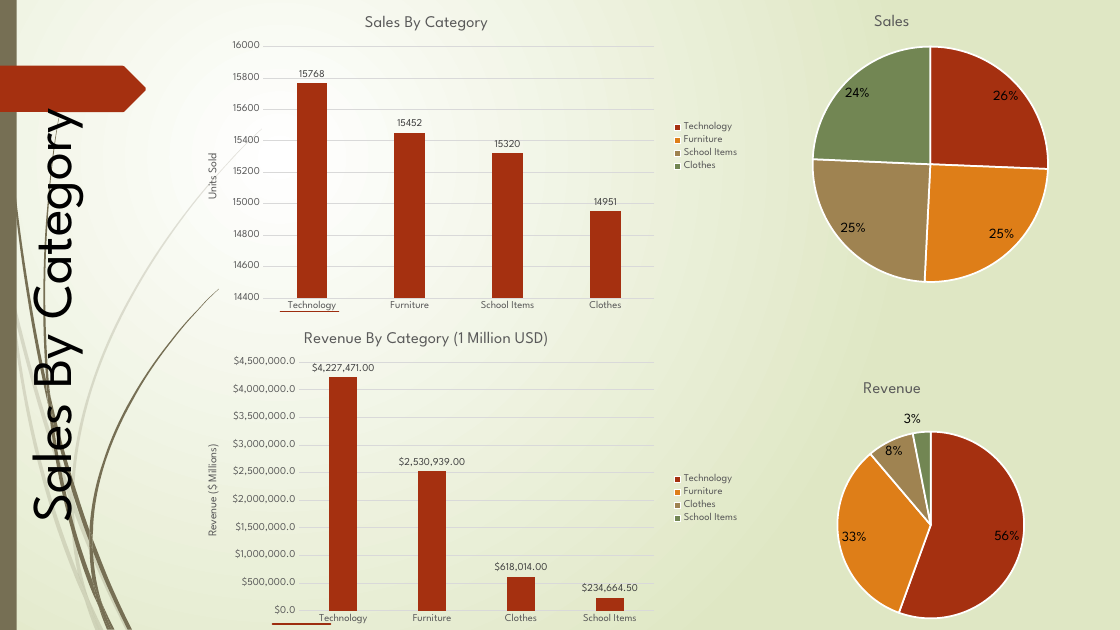
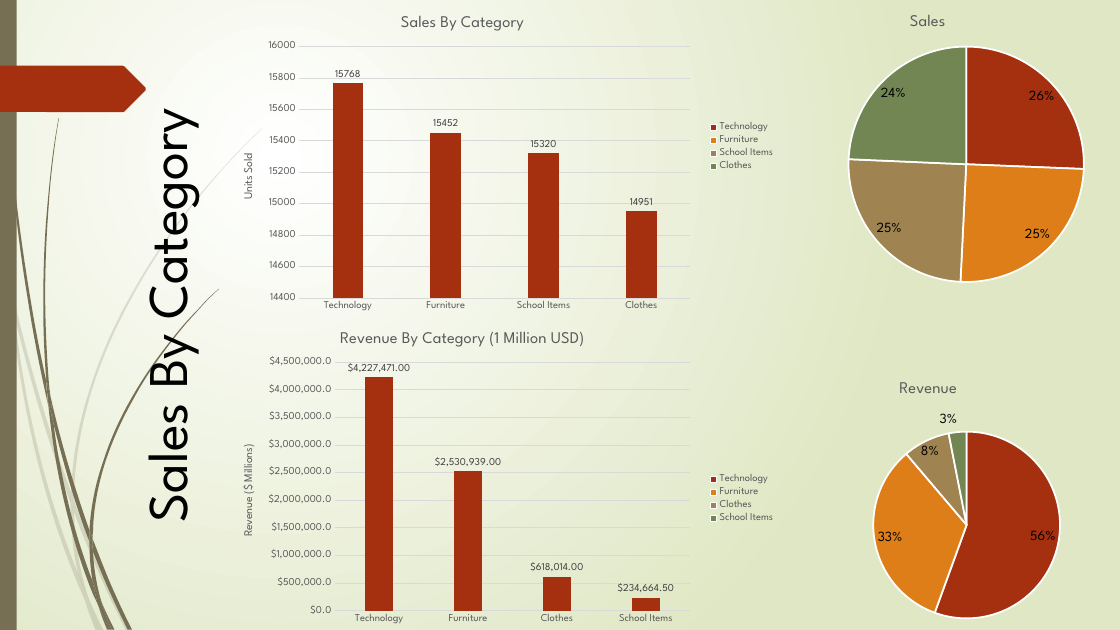
Before and after one commit to jnesteruck/rev-proj2, a slide deck: slide 6 of analysis-phase/Project_2.pptx. Drawn at 1120x630 pixels with LibreOffice and Linux fonts; fonts in the diff are those of the drawing. Boxes give left, top, right and bottom in pixels: in the first picture for what was removed or moved away, otherwise in the second. Text is boxed around its words. In the diff, an @@ line names an element or a change of style, - is before the commit and + after.

```diff
--- a/analysis-phase/Project_2.pptx
+++ b/analysis-phase/Project_2.pptx
@@ text "Sales By Category": place and size @@
-text "Sales By Category" at [7, 129, 90, 519]
+text "Sales By Category" at [123, 129, 206, 519]
@@ 2 pie charts, 2 column charts: place and size @@
-2 pie charts, 2 column charts at [189, 0, 1120, 630]
+2 pie charts, 2 column charts at [225, 0, 1120, 630]
@@ line removed from (281, 312) to (339, 312) @@
@@ line removed from (272, 624) to (330, 624) @@
```
Also in this commit, not shown: 4 other slides changed, 7 slides added.
